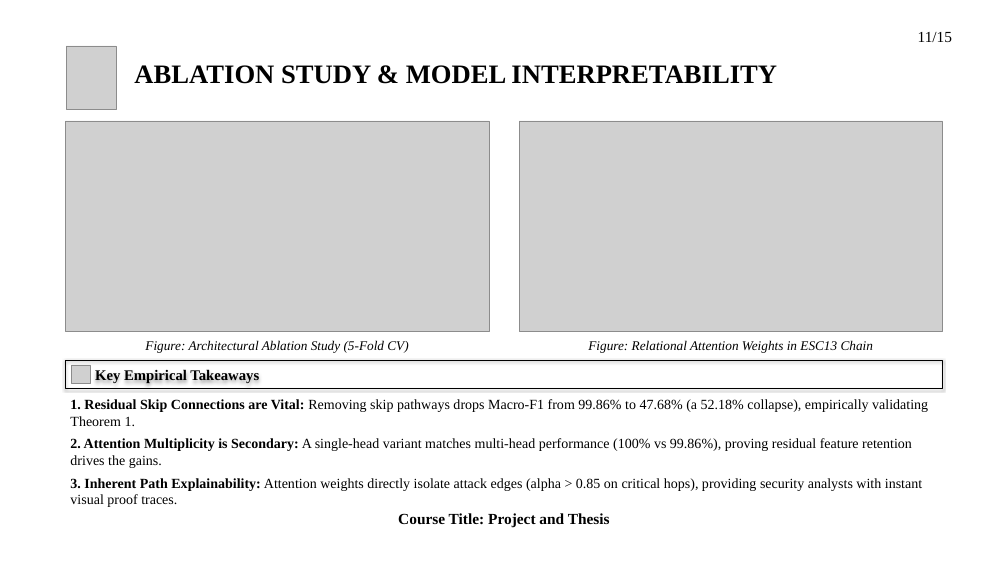
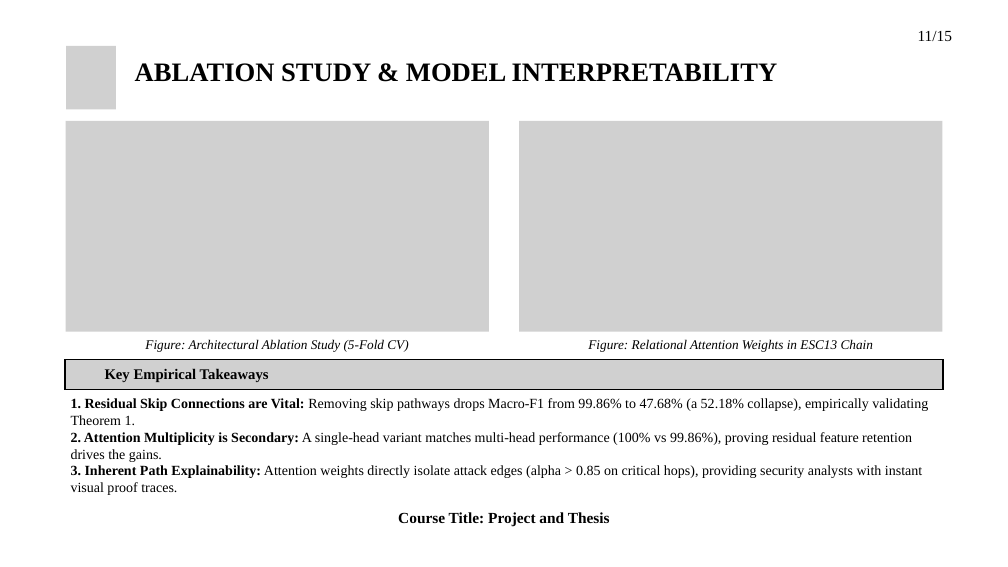
Before and after one commit to hasanshahriar32/GOAD, a slide deck: slide 13 of thesis_paper/certgraph_thesis_defense.pptx (slide 11 before the commit). Drawn at 1008x567 pixels with LibreOffice and Linux fonts; fonts in the diff are those of the drawing; grey boxes stand for pictures; background and template pictures are left out. Boxes give left, top, right and bottom in pixels: in the first picture for what was removed or moved away, otherwise in the second. Text is boxed around its words. In the diff, an @@ line names an element or a change of style, - is before the commit and + after.

Commit message:
feat: add slide diagram generation scripts and update presentation figures and layouts

```diff
--- a/thesis_paper/certgraph_thesis_defense.pptx
+++ b/thesis_paper/certgraph_thesis_defense.pptx
@@ text "11/15" at (918, 31, 952, 41): line spacing 1 to 26.4pt @@
@@ text "ABLATION STUDY & MODEL INTERPRETABILITY" at (135, 63, 778, 82): line spacing 1 to 45.6pt @@
@@ text "Key Empirical Takeaways": place and size @@
-text "Key Empirical Takeaways" at (66, 360, 942, 388)
+text "Key Empirical Takeaways" at (105, 368, 269, 382)
@@ text "Key Empirical Takeaways" at (105, 368, 269, 382): line spacing 1 to 25.2pt; outline #000000 1.5 pt to none; shadow off @@
@@ picture added at (65, 360, 943, 389) @@
@@ outline redrawn in 4 elements at (66, 46, 116, 109), (66, 121, 489, 332), (519, 121, 942, 332), (72, 365, 90, 384) @@
@@ text "1. Residual Skip Connections are ..." at (71, 398, 928, 495): line spacing 1 to 24pt; less space between paragraphs @@
```
Also in this commit, not shown: 12 other slides changed, 3 slides added, 1 slide removed, 15 other files.
